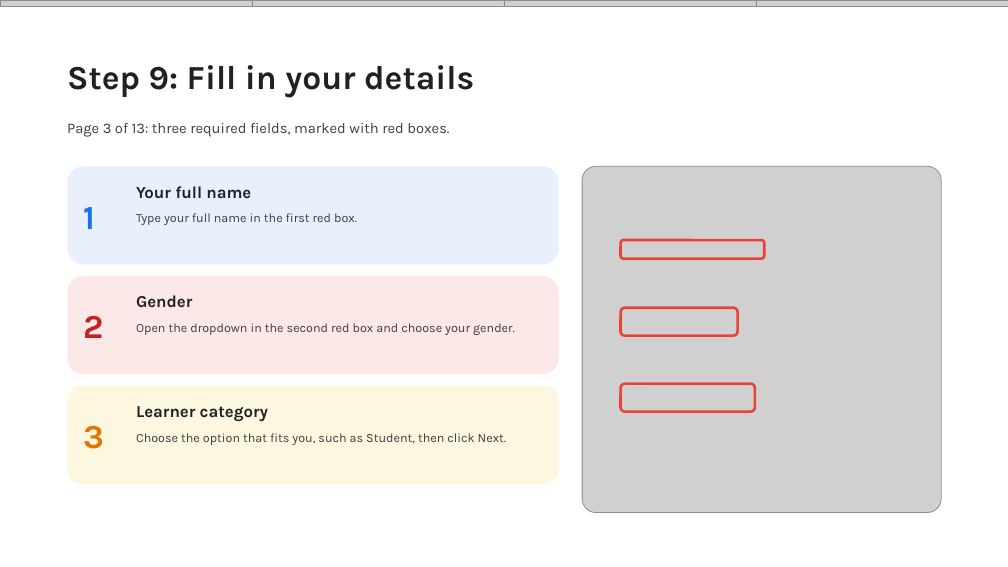
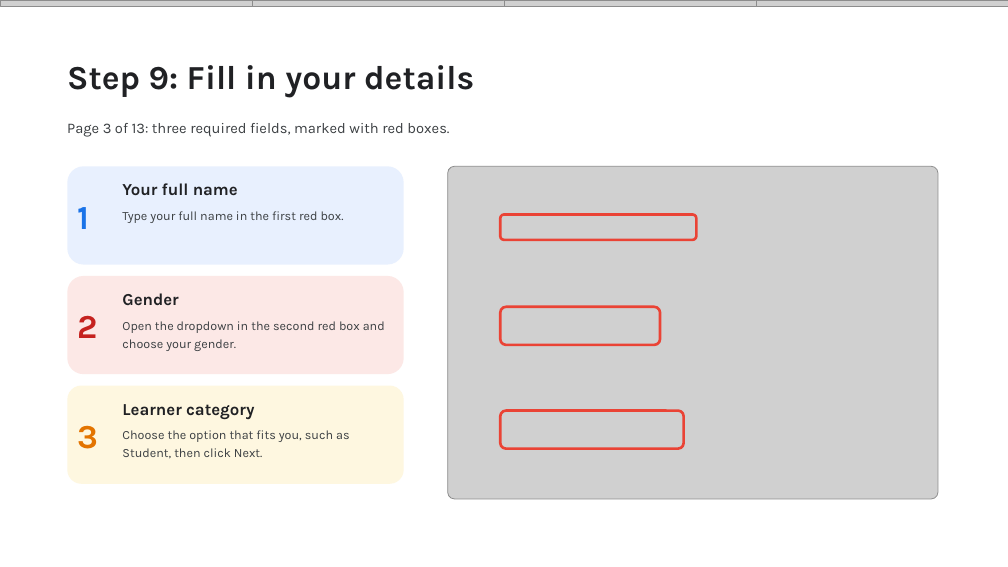
Before and after one commit to Viverun/Realism_Grade, a slide deck: slide 11 of Skill_Boost_Registration_Guide.pptx. Drawn at 1008x567 pixels with LibreOffice and Linux fonts; fonts in the diff are those of the drawing; grey boxes stand for pictures. Boxes give left, top, right and bottom in pixels: in the first picture for what was removed or moved away, otherwise in the second. Text is boxed around its words. In the diff, an @@ line names an element or a change of style, - is before the commit and + after.

```diff
--- a/Skill_Boost_Registration_Guide.pptx
+++ b/Skill_Boost_Registration_Guide.pptx
@@ rounded rectangle: place and size @@
-rounded rectangle at (67, 166, 559, 265)
+rounded rectangle at (67, 166, 404, 265)
@@ text "Your full name": place and size @@
-text "Your full name" at (136, 186, 251, 198)
+text "Your full name" at (122, 183, 238, 196)
@@ picture: place and size @@
-picture at (582, 166, 941, 513)
+picture at (448, 166, 938, 499)
@@ text "Type your full name in ...": place and size @@
-text "Type your full name in ..." at (136, 213, 357, 225)
+text "Type your full name in ..." at (122, 211, 344, 223)
@@ rounded rectangle: place and size @@
-rounded rectangle at (621, 240, 765, 259)
+rounded rectangle at (501, 215, 696, 240)
@@ rounded rectangle: place and size @@
-rounded rectangle at (67, 276, 559, 374)
+rounded rectangle at (67, 276, 404, 374)
@@ text "Gender": place and size @@
-text "Gender" at (136, 295, 192, 308)
+text "Gender" at (122, 293, 178, 306)
@@ text "Open the dropdown in the ..." rewrapped from (136, 323, 515, 335) to (122, 321, 385, 351) @@
@@ rounded rectangle: place and size @@
-rounded rectangle at (621, 308, 738, 336)
+rounded rectangle at (501, 307, 660, 345)
@@ rounded rectangle: place and size @@
-rounded rectangle at (67, 386, 559, 484)
+rounded rectangle at (67, 386, 404, 484)
@@ 3 texts: place and size @@
-3 texts at (83, 207, 104, 449)
+3 texts at (77, 207, 98, 449)
@@ text "Learner category": place and size @@
-text "Learner category" at (136, 406, 268, 422)
+text "Learner category" at (122, 404, 254, 420)
@@ rounded rectangle: place and size @@
-rounded rectangle at (621, 384, 755, 412)
+rounded rectangle at (501, 411, 684, 448)
@@ text "Choose the option that fits ..." rewrapped from (136, 433, 506, 445) to (122, 430, 350, 459) @@
```
Also in this commit, not shown: 19 other slides changed.
